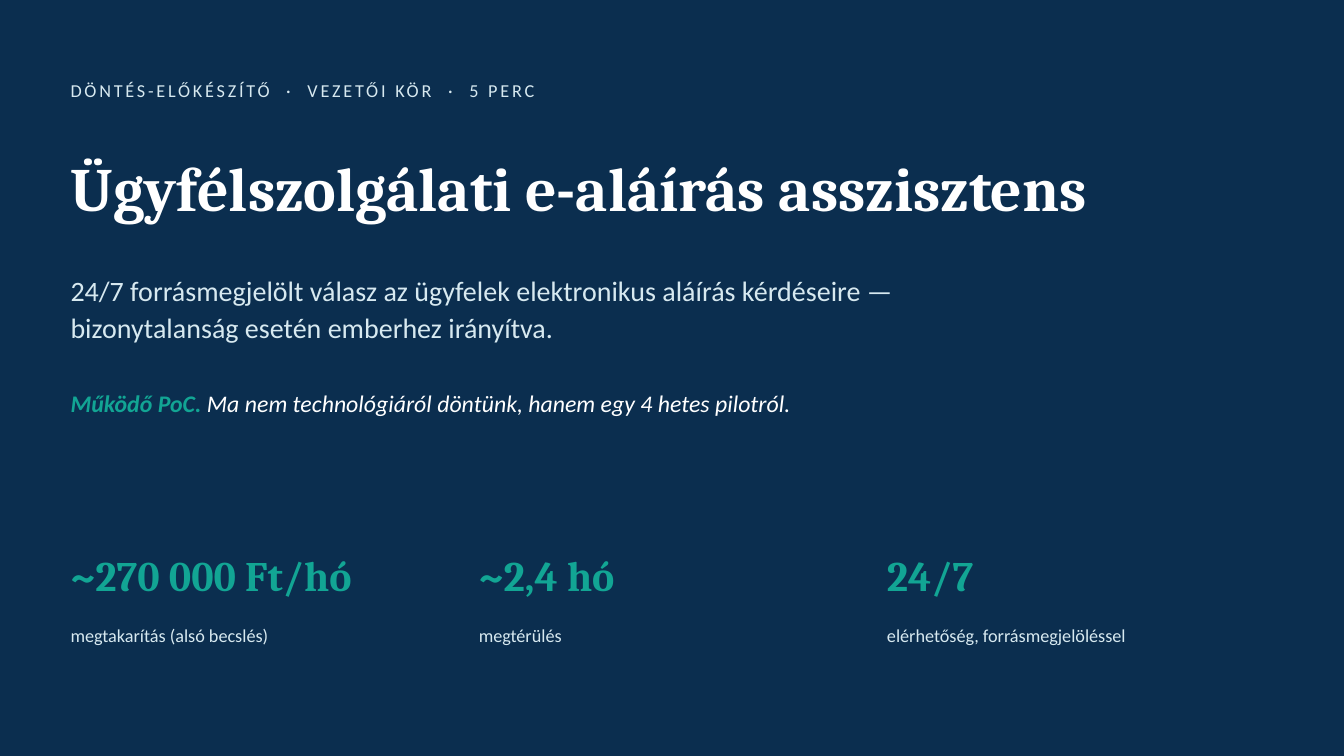
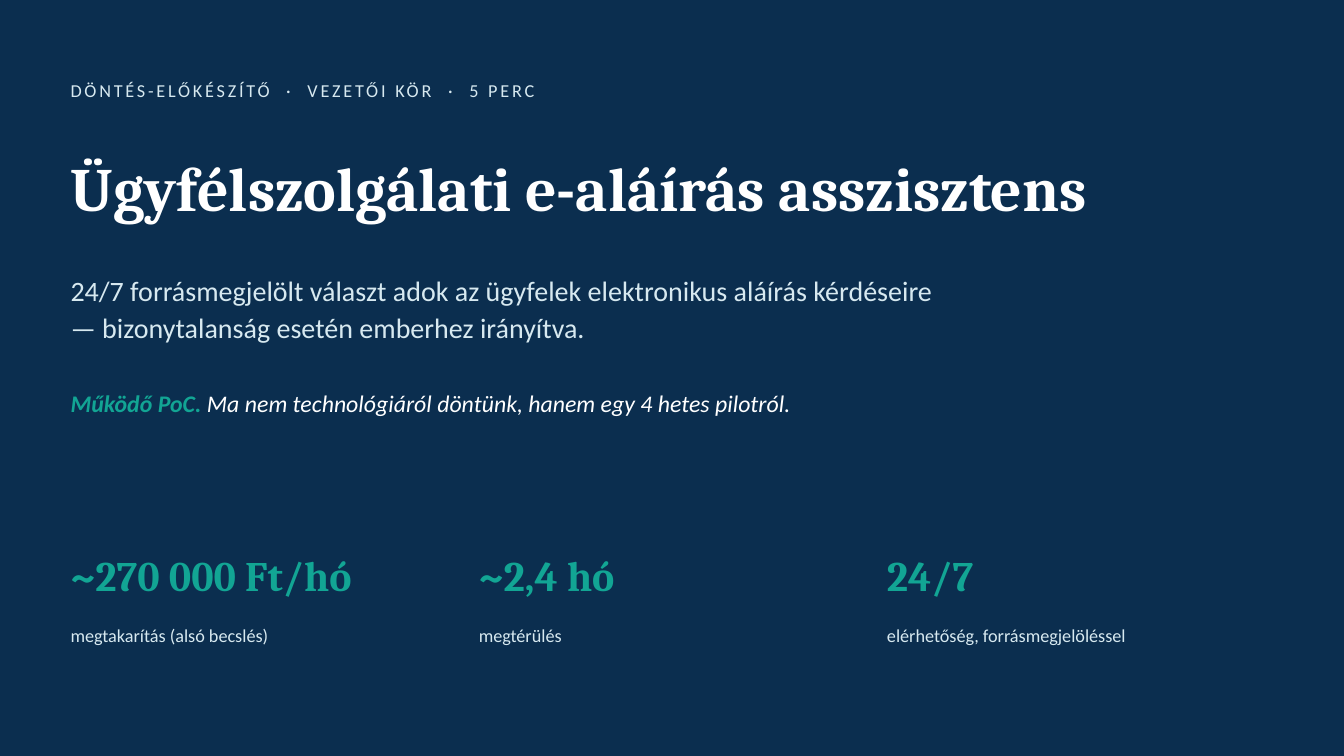
Before and after one commit to vighsandor/hazifeladatok, a slide deck: slide 1 of docs/zaroprojekt-prezentacio.pptx. Drawn at 1344x756 pixels with LibreOffice and Linux fonts; fonts in the diff are those of the drawing. Boxes give left, top, right and bottom in pixels: in the first picture for what was removed or moved away, otherwise in the second. Text is boxed around its words. In the diff, an @@ line names an element or a change of style, - is before the commit and + after.

```diff
--- a/docs/zaroprojekt-prezentacio.pptx
+++ b/docs/zaroprojekt-prezentacio.pptx
@@ text at (x1=71, y1=281, x2=932, y2=343): text changed @@
-24/7 forrásmegjelölt válasz az ügyfelek elektronikus aláírás kérdéseire — bizonytalanság esetén emberhez irányítva.
+24/7 forrásmegjelölt választ adok az ügyfelek elektronikus aláírás kérdéseire — bizonytalanság esetén emberhez irányítva.
```
Also in this commit, not shown: 6 other slides changed, 7 other files.
